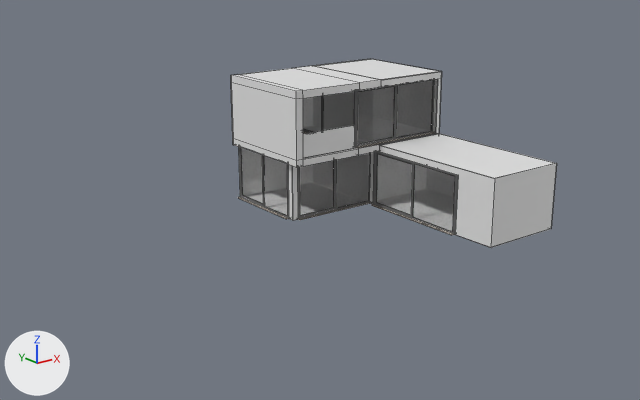
An edit to the Blender file Custom Blend Files/house.blend, drawn before and after from the same camera.
Rendered twice from a 50 mm lens placed at (-26.9, -33.8, 13.1), pointed at (-2.5, -2.0, 0.6). Every picture has the same lights, and +X, +Y and +Z are marked at lower left. Mesh edges are drawn as thin lines.

Before the edit, the objects in view are built like this:
```python
me_window_001 = bpy.data.meshes.new('Window.001')
me_window_001.from_pydata(...)  # 96 vertices, 72 faces; spans x -2.08..2.08, y -0.14..0.14, z -0.04..2.68
# faces by material slot: [38, 24, 4, 6]
me_window_001.materials.append(mat_pvc)
me_window_001.materials.append(mat_plastic)
me_window_001.materials.append(mat_glass)
me_window_001.materials.append(mat_marble)
me_window_003 = bpy.data.meshes.new('Window.003')
me_window_003.from_pydata(...)  # 96 vertices, 72 faces; spans x -2.48..2.48, y -0.14..0.14, z -0.04..2.7
# faces by material slot: [38, 24, 4, 6]
me_window_003.materials.append(mat_pvc)
me_window_003.materials.append(mat_plastic)
me_window_003.materials.append(mat_glass)
me_window_003.materials.append(mat_marble)
ob_window_001 = bpy.data.objects.new('Window.001', me_window_001)
ob_window_001.parent = ob_window_group_001
ob_window_001.matrix_parent_inverse = Matrix(((1.0, 0.0, 0.0, 4.253), (0.0, 1.0, 0.0, 0.0192), (0.0, 0.0, 1.0, -0.0488), (0.0, 0.0, 0.0, 1.0)))
ob_window_001.location = (-4.253, -0.0192, 0.0488)
ob_window_003 = bpy.data.objects.new('Window.003', me_window_003)
ob_window_003.parent = ob_window_group_003
ob_window_003.matrix_parent_inverse = Matrix(((1.0, 0.0, 0.0, 0.975), (0.0, 1.0, 0.0, 0.23), (0.0, 0.0, 1.0, -3.111), (0.0, 0.0, 0.0, 1.0)))
ob_window_003.location = (-0.975, -0.23, 3.111)
ob_window_group_004 = bpy.data.objects.new('Window_Group.004', None)
ob_window_group_004.location = (0.237, -5.455, 0.0511)
ob_window_group_004.rotation_euler = (0.0, 0.0, 4.712)  # degrees (0, 0, 270)
ob_window_group_004.scale = (1.24, 1.0, 1.0)
# also in view: 'Window.002' at (1.5, -2.8, 4.4); 'Cube' at (0.0, 0.0, 1.4); 'Window' at (-1.8, -2.3, 1.4); 'Cube.001' at (-0.2, -0.3, 4.5); 'Cube.002' at (2.3, -4.0, 3.1)
```
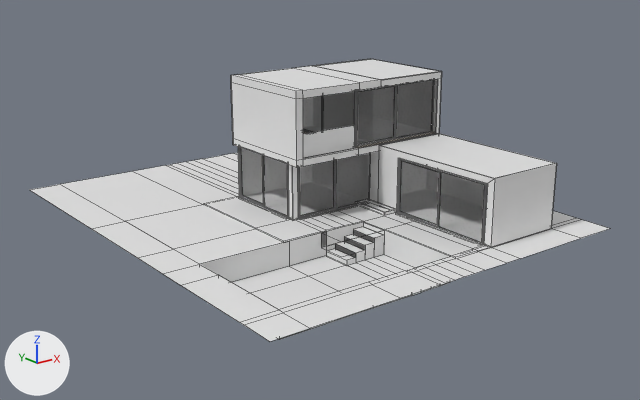
ob_window_group_004 is not drawn itself; it is the parent of ob_window_004, ob_ctrl_hole_004.

Pixel boxes (x1, y1, x2, y2) of what changed, in the pictures (640 x 400 px):
'Plane.002', added: after (30, 153, 611, 341)
'Cube.002', reshaped: (314, 59, 557, 248) in both
'Window.004', moved: before (372, 152, 457, 235); after (397, 158, 487, 244)

The change in detail:
Mesh me_plane_002 is new.
It has 266 vertices, 210 faces and spans x -1.0..1.0, y -1.0..1.36, z -0.13..0.02.
Object 'Window_Group.004' (ob_window_group_004) moves from (0.237, -5.455, 0.0511) to (0.237, -7.149, 0.0511).
Object 'Plane.002' (ob_plane_002) is new; it shows me_plane_002.
Its location is (-2.84, -2.59, 0.0).
Its scale is (9.27, 9.27, 9.27).
